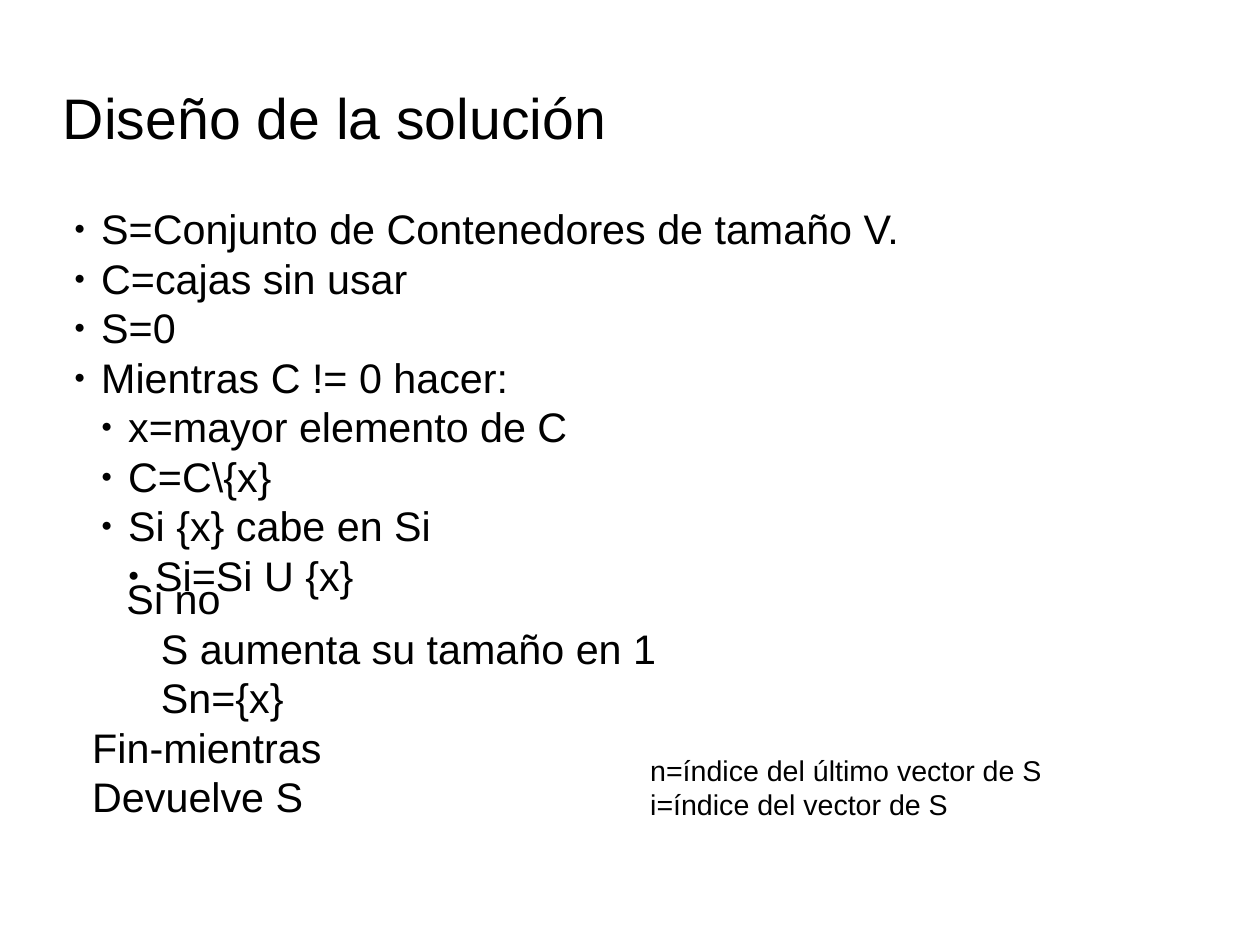
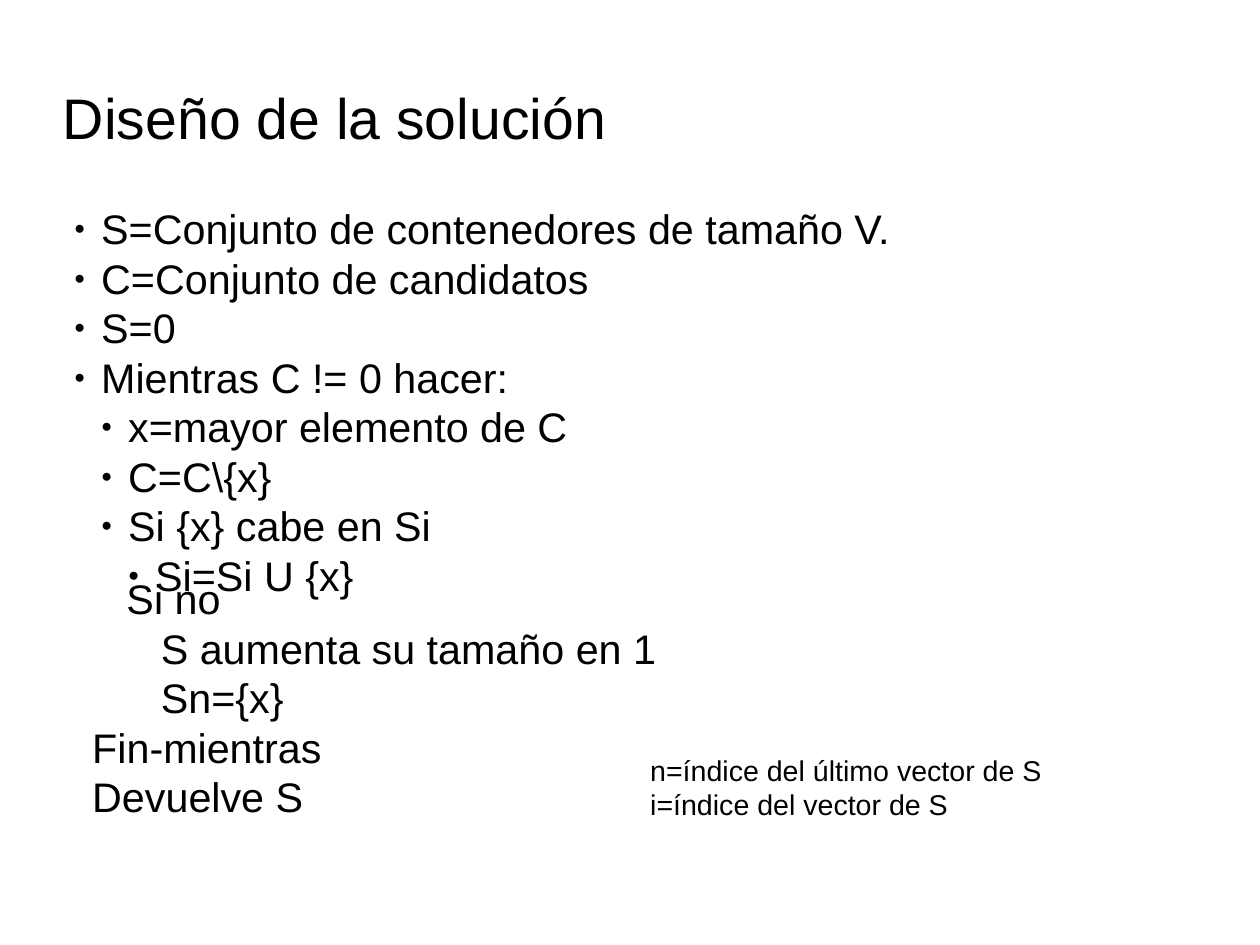
Before and after one commit to guillegalor/BinPacking, a slide deck: slide 3 of office/presentación.odp. Drawn at 1260x945 pixels with LibreOffice and Linux fonts; fonts in the diff are those of the drawing; background and template pictures are left out. Boxes give left, top, right and bottom in pixels: in the first picture for what was removed or moved away, otherwise in the second. Text is boxed around its words. In the diff, an @@ line names an element or a change of style, - is before the commit and + after.

Commit message:
modifico power point

```diff
--- a/office/presentación.odp
+++ b/office/presentación.odp
@@ text at (x1=101, y1=214, x2=889, y2=302): text changed @@
-● S=Conjunto de Contenedores de tamaño V.
-● C=cajas sin usar
+● S=Conjunto de contenedores de tamaño V.
+● C=Conjunto de candidatos
```
